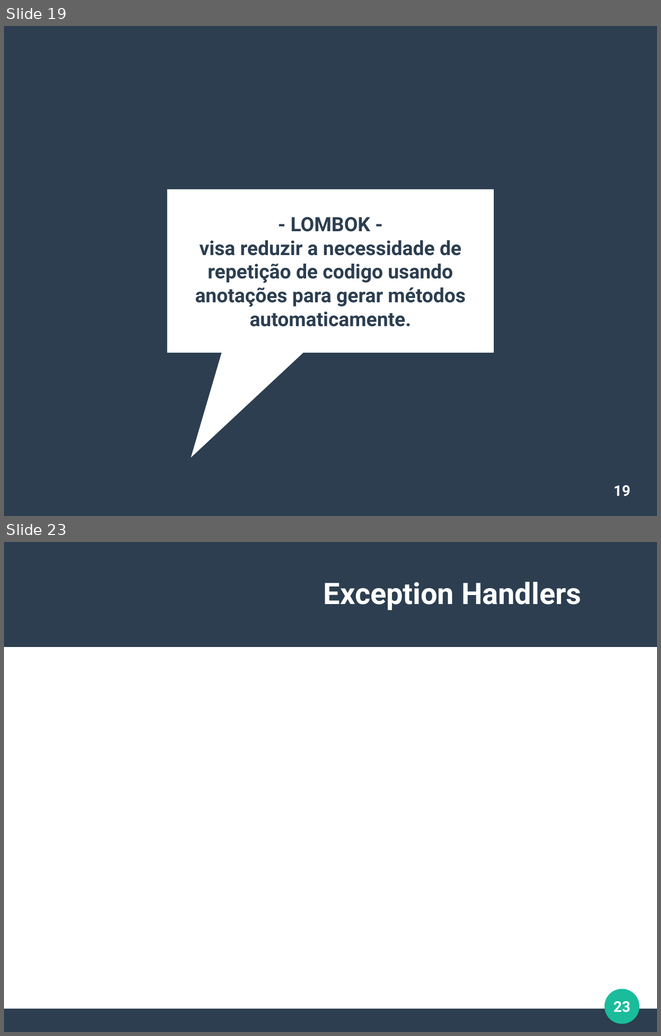
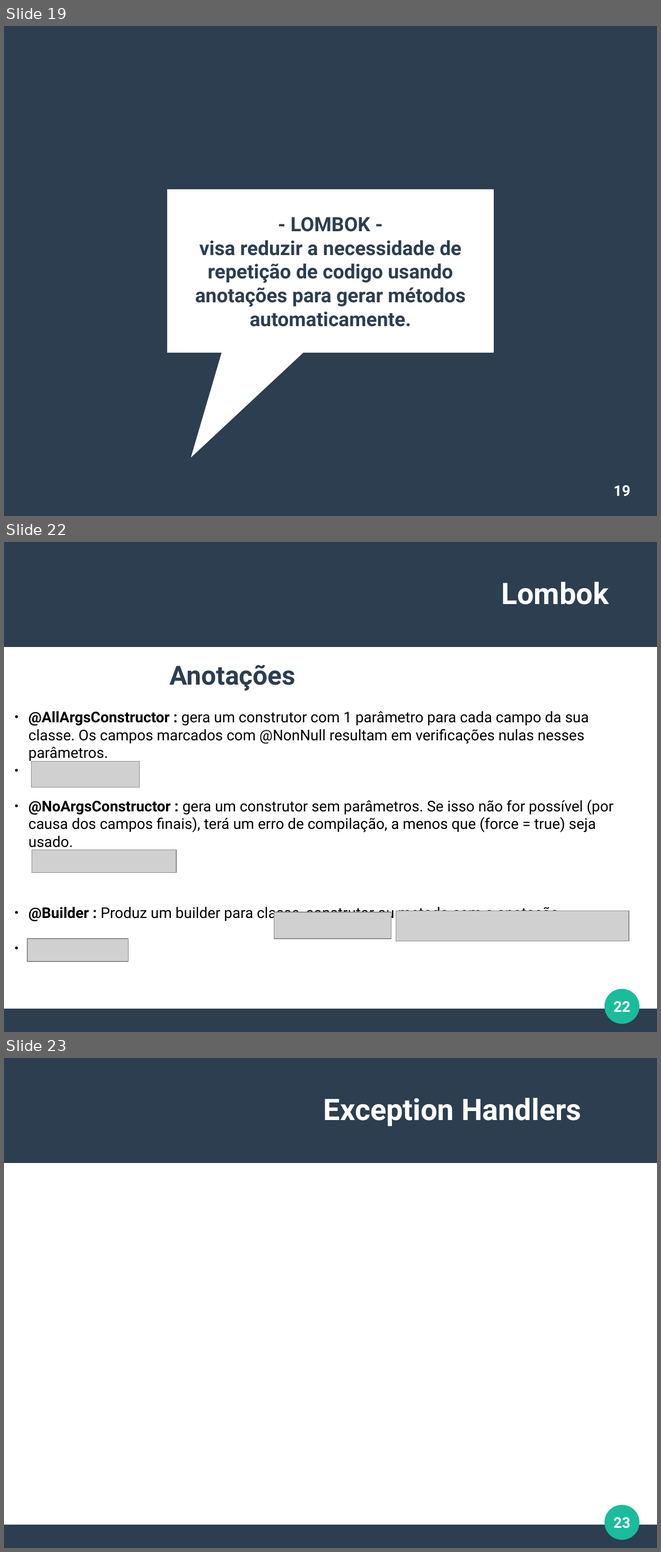
Before and after one commit to viniciusFortti/test, a slide deck: Apresentação/QuartaApresentacaoSpring.odp. Shown one above the other, each under a label of ours: slides 19 and 23 before the commit, slides 19, 22 and 23 after it; the slides between them are not shown. The pictures are 661x1036 and 661x1552 pixels, drawn with LibreOffice and Linux fonts; fonts in the diff are those of the drawing; grey boxes stand for pictures. Boxes give left, top, right and bottom in pixels: in the first picture for what was removed or moved away, otherwise in the second. Text is boxed around its words. In the diff, an @@ line names an element or a change of style, - is before the commit and + after.

```diff
--- a/Apresentação/QuartaApresentacaoSpring.odp
+++ b/Apresentação/QuartaApresentacaoSpring.odp
@@ slide 22 added at [4,542,657,1032], background #FFFFFF; not listed: 3 template elements that a slide beside it also shows @@
@@ title added at [501,582,609,605], 36 pt, text #FFFFFF, bold @@
+Lombok
@@ text added at [169,665,296,691], 32 pt, text #2C3E50, bold @@
+Anotações
@@ text added at [28,711,614,921], 18 pt, text #000000 @@
+● @AllArgsConstructor : gera um construtor com 1 parâmetro para cada campo da sua classe. Os campos marcados com @NonNull resultam em verificações nulas nesses parâmetros.
+● @NoArgsConstructor : gera um construtor sem parâmetros. Se isso não for possível (por causa dos campos finais), terá um erro de compilação, a menos que (force = true) seja usado.
+● @Builder : Produz um builder para classe, construtor ou metodo com a anotação.
@@ picture added at [31,761,139,787] @@
@@ picture added at [32,850,176,873] @@
@@ picture added at [274,912,391,939] @@
@@ picture added at [396,910,629,941] @@
@@ picture added at [27,938,129,962] @@
@@ page number added at [614,1001,630,1012], 18 pt, text #FFFFFF, bold @@
+22
```
Also in this commit, not shown: 2 other slides added, 2 slides removed, 32 other files.
